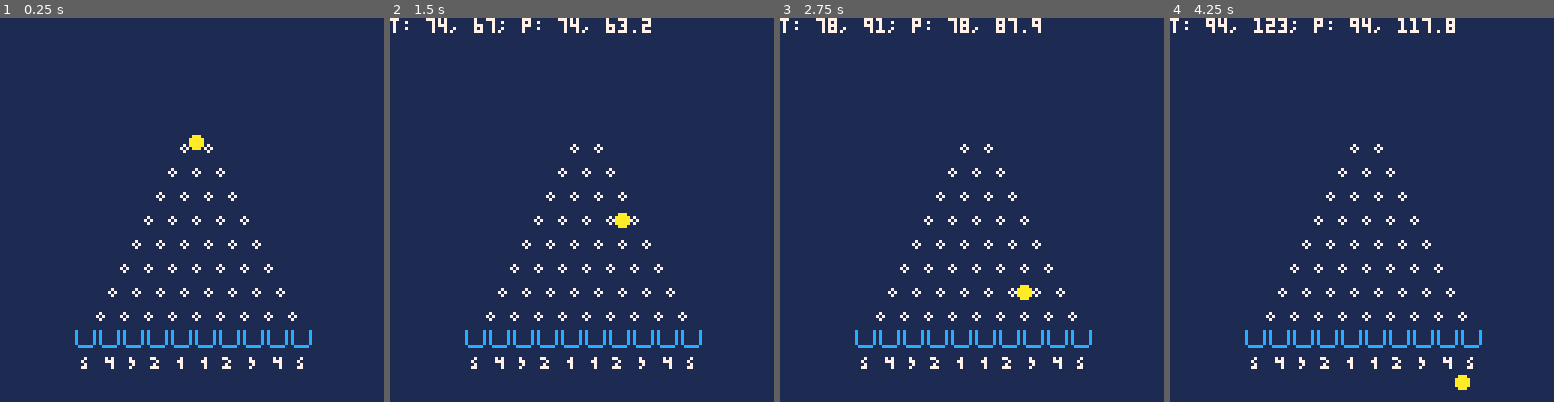
Above: before the commit, frames 1-4 (left to right).
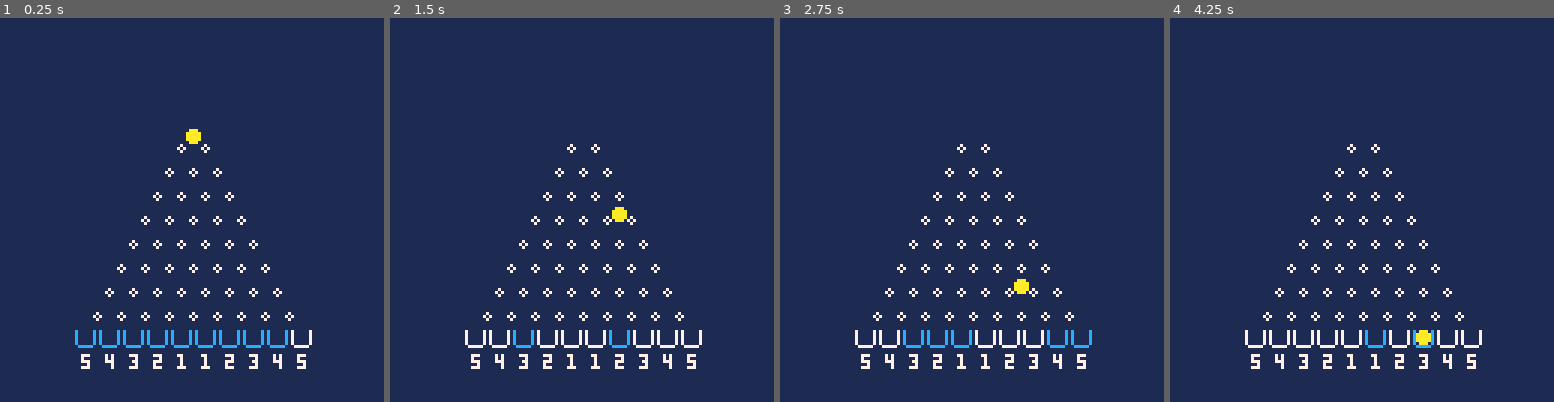
Above: after the commit, the same moments.

Repository: kjbrown-sandbox/pico-8
Game: PICO-8 cartridge plunko.p8
Same seed, same stepped clock (60 frames per second), same inputs: the game is played once before the commit and once after it.
Inputs:
- Up to frame 1 (0.25 s): no input
- Up to frame 2 (1.5 s): no input
- Up to frame 3 (2.75 s): hold Right 1.6-2.1 s; hold Right from 2.47 s (still down)
- Up to frame 4 (4.25 s): release Right at 3.03 s; hold Left 3.08-3.58 s; hold Right from 4.02 s (still down)

The runs differ from the first frame. In frame 1, 2.8% of the frame differs, in the area x 21-82%, y 28-92%; in frame 2, 4.1%; in frame 3, 3.9%; in frame 4, 4.4%, in the area x 0-82%, y 0-97%.

Commit message:
Implement bucket and peg mechanics with timer functionality

Diff:
--- a/plunko.p8
+++ b/plunko.p8
@@ -2,22 +2,54 @@
 version 42
 __lua__
 
+consts = {
+	top_of_buckets = 104,
+	num_buckets = 10,
+	num_pegs = 8,
+}
+
 state = {
 	debug_text = "",
+	timers = {},
 }
 
 function _init()
 	coin = new_coin(1)
+	buckets = {}
+	start_x = 64 - (8 * (consts.num_buckets / 2 + 1)) + 1
+	bucket_value = flr(consts.num_buckets / 2)
+	for i = 1, consts.num_buckets do
+		add(buckets, new_bucket(bucket_value, start_x + i * 8))
+		if i < consts.num_buckets / 2 then
+			bucket_value -= 1
+		elseif i > consts.num_buckets / 2 then
+			bucket_value += 1
+		end
+	end
+	wait_then_do(10000, function()
+		state.debug_text = "10 seconds have passed!"
+	end)
 end
 
 function _update()
+	update_timers()
 	coin.update()
+	if btnp(⬅️) then
+		coin.pos.x -= 1
+	end
+	if btnp(➡️) then
+		coin.pos.x += 1
+	end
 end
 
 function _draw()
 	cls(1)
 	map(0,0,0,0)
 	coin.draw()
+	draw_pegs()
+	for b in all(buckets) do
+		b.draw()
+	end
 	print(state.debug_text, 0, 0, 7)
 end
 
@@ -115,6 +147,37 @@
 	 end,
   }
 end
+
+function draw_pegs(x, y)
+	for row=1,consts.num_pegs do
+		local num_pegs = row + 1
+		local y = 40 + (row-1)*8
+		local total_width = (num_pegs-1)*8
+		local start_x = 64 - total_width/2
+		for i=0,num_pegs-1 do
+			local x = start_x + (i-1)*8 + 3
+			spr(17, x, y)
+		end
+	end
+	-- spr(17, x, y)
+end
+
+function wait_then_do(milliseconds, callback)
+	add(state.timers, {
+		start_time = t(),
+		delay = milliseconds / 1000,
+		callback = callback,
+	})
+end
+
+function update_timers()
+	for timer in all(state.timers) do
+		if t() - timer.start_time >= timer.delay then
+			timer.callback()
+			del(state.timers, timer)  -- remove the timer after it has executed
+		end
+	end
+end
 -->8
 -- coin
 
@@ -135,6 +198,12 @@
 	coin.target_y = 0
 
 	function pick_target()
+		if coin.pos.y > consts.top_of_buckets - 6 then
+			coin.target_x = coin.pos.x
+			coin.target_y = consts.top_of_buckets
+			return
+		end
+
 		local dir = rnd()  -- 1 or 2
 		if dir > 0.5 then
 			coin.target_x = coin.pos.x - 4
@@ -142,14 +211,14 @@
 			coin.target_x = coin.pos.x + 4
 		end
 		coin.target_y = coin.pos.y + 8
-		state.debug_text = "dir: " .. dir
+		sfx(0)
 	end
 
 
 	function update_initial_drop()
 		coin.pos.y += coin.speed
-		coin.pos.y = min(coin.pos.y, 43)  -- prevent going above 32
-		if coin.pos.y == 43 then
+		coin.pos.y = min(coin.pos.y, 45)  -- prevent going above 32
+		if coin.pos.y == 45 then
 			coin.state = coin_state.dropping
 			pick_target()
 		end
@@ -169,9 +238,6 @@
 		if coin.pos.x == coin.target_x and coin.pos.y == coin.target_y then
 			pick_target()  -- pick a new target for the next drop
 		end
-
-		state.debug_text = "t: " .. coin.target_x .. ", " .. coin.target_y .. "; " ..
-			"p: " .. coin.pos.x .. ", " .. coin.pos.y
 	end
 
 	coin.update = function(self)
@@ -188,23 +254,54 @@
 
 	return coin
 end
+-->8
+-- bucket
+bucket_state = {
+	empty = 1,
+	full = 2,
+}
+
+new_bucket = function(value, x)
+	local bucket = {}
+	bucket.value = value
+	bucket.pos = new_point(x, consts.top_of_buckets)
+	bucket.state = bucket_state.full
+
+	bucket.update = function()
+	end
+
+	bucket.draw = function(self)
+		if bucket.state == bucket_state.empty then
+			spr(1, bucket.pos.x, bucket.pos.y)
+		else
+			if flr(rnd(2)) == 0 then
+				spr(1, bucket.pos.x, bucket.pos.y)
+			else
+				spr(16, bucket.pos.x, bucket.pos.y)
+			end
+		end
+		print(bucket.value, bucket.pos.x + 2, bucket.pos.y + 8, 7)
+	end
+
+	return bucket
+end
 
 __gfx__
-000000000c00000c0000000000000000000000000000000000000000000000000000000000000000000000000000000000000000000000000000000000000000
-000000000c00000c0000700000770000000700000007070000007000000070000007770000777000000770000000000000000000000000000000000000000000
-007007000c00000c0007700000007000000770000007770000070000000700000000070000707000007070000000000000000000000000000000000000000000
-000770000c00000c0000700000070000000070000000070000007000000770000000700000777000000770000000000000000000000000000000000000000000
-000770000c00000c0000700000777000000700000000070000077000000770000007000000777000000070000000000000000000000000000000000000000000
-0070070000ccccc00000000000000000000000000000000000000000000000000000000000000000000000000000000000000000000000000000000000000000
-00000000000000000000000000000000000000000000000000000000000000000000000000000000000000000000000000000000000000000000000000000000
-00000000000000000000000000000000000000000000000000000000000000000000000000000000000000000000000000000000000000000000000000000000
-00000000000000000000000000000000000000000000000000000000000000000000000000000000000000000000000000000000000000000000000000000000
-00000000000000000000000000000000000000000000000000000000000000000000000000000000000000000000000000000000000000000000000000000000
-000000000000070000aaa00000000000000000000000000000000000000000000000000000000000000000000000000000000000000000000000000000000000
-00000000000070700aaaaa0000000000000000000000000000000000000000000000000000000000000000000000000000000000000000000000000000000000
-00000000000007000aaaaa0000000000000000000000000000000000000000000000000000000000000000000000000000000000000000000000000000000000
-00000000000000000aaaaa0000000000000000000000000000000000000000000000000000000000000000000000000000000000000000000000000000000000
-000000000000000000aaa00000000000000000000000000000000000000000000000000000000000000000000000000000000000000000000000000000000000
+00000000c00000c00000000000000000000000000000000000000000000000000000000000000000000000000000000000000000000000000000000000000000
+00000000c00000c00000700000770000000700000007070000007000000070000007770000777000000770000000000000000000000000000000000000000000
+00700700c00000c00007700000007000000770000007770000070000000700000000070000707000007070000000000000000000000000000000000000000000
+00077000c00000c00000700000070000000070000000070000007000000770000000700000777000000770009999888800000000000000000000000000000000
+00077000c00000c00000700000777000000700000000070000077000000770000007000000777000000070000000000000000000000000000000000000000000
+007007000ccccc000000000000000000000000000000000000000000000000000000000000000000000000000000000000000000000000000000000000000000
+00000000000000000000000000000000000000000000000000000000000000000000000000000000000000000000000000000000000000000000000000000000
+00000000000000000000000000000000000000000000000000000000000000000000000000000000000000000000000000000000000000000000000000000000
+70000070000000000aaa000000000000000000000000000000000000000000000000000000000000000000000000000000000000000000000000000000000000
+7000007000000000aaaaa00000000000000000000000000000000000000000000000000000000000000000000000000000000000000000000000000000000000
+7000007000000700aaaaa00000000000000000000000000000000000000000000000000000000000000000000000000000000000000000000000000000000000
+7000007000007070aaaaa00000000000000000000000000000000000000000000000000000000000000000000000000000000000000000000000000000000000
+70000070000007000aaa000000000000000000000000000000000000000000000000000000000000000000000000000000000000000000000000000000000000
+07777700000000000000000000000000000000000000000000000000000000000000000000000000000000000000000000000000000000000000000000000000
+00000000000000000000000000000000000000000000000000000000000000000000000000000000000000000000000000000000000000000000000000000000
 00000000000000000000000000000000000000000000000000000000000000000000000000000000000000000000000000000000000000000000000000000000
 00000000000000000000000000000000000000000000000000000000000000000000000000000000000000000000000000000000000000000000000000000000
 00000000000000000000000000000000000000000000000000000000000000000000000000000000000000000000000000000000000000000000000000000000
@@ -217,13 +314,16 @@
 0000000000000000000000000000000000000000000000000000000000000000000000000000000000000000000000000000000000000000000000000000000000000000000000000000000000000000000000000000000000000000000000000000000000000000000000000000000000000000000000000000000000000000
 0000000000000000000000000000000000000000000000000000000000000000000000000000000000000000000000000000000000000000000000000000000000000000000000000000000000000000000000000000000000000000000000000000000000000000000000000000000000000000000000000000000000000000
 0000000000000000000000000000000000000000000000000000000000000000000000000000000000000000000000000000000000000000000000000000000000000000000000000000000000000000000000000000000000000000000000000000000000000000000000000000000000000000000000000000000000000000
-0000000000000011110000000000000000000000000000000000000000000000000000000000000000000000000000000000000000000000000000000000000000000000000000000000000000000000000000000000000000000000000000000000000000000000000000000000000000000000000000000000000000000000
-0000000000000021212100000000000000000000000000000000000000000000000000000000000000000000000000000000000000000000000000000000000000000000000000000000000000000000000000000000000000000000000000000000000000000000000000000000000000000000000000000000000000000000
-0000000000001111111100000000000000000000000000000000000000000000000000000000000000000000000000000000000000000000000000000000000000000000000000000000000000000000000000000000000000000000000000000000000000000000000000000000000000000000000000000000000000000000
-0000000000002121212121000000000000000000000000000000000000000000000000000000000000000000000000000000000000000000000000000000000000000000000000000000000000000000000000000000000000000000000000000000000000000000000000000000000000000000000000000000000000000000
-0000000000111111111111000000000000000000000000000000000000000000000000000000000000000000000000000000000000000000000000000000000000000000000000000000000000000000000000000000000000000000000000000000000000000000000000000000000000000000000000000000000000000000
-0000000000212121212121210000000000000000000000000000000000000000000000000000000000000000000000000000000000000000000000000000000000000000000000000000000000000000000000000000000000000000000000000000000000000000000000000000000000000000000000000000000000000000
-0000000011111111111111110000000000000000000000000000000000000000000000000000000000000000000000000000000000000000000000000000000000000000000000000000000000000000000000000000000000000000000000000000000000000000000000000000000000000000000000000000000000000000
-0000000021212121212121212100000000000000000000000000000000000000000000000000000000000000000000000000000000000000000000000000000000000000000000000000000000000000000000000000000000000000000000000000000000000000000000000000000000000000000000000000000000000000
-0000000101010101010101010100000000000000000000000000000000000000000000000000000000000000000000000000000000000000000000000000000000000000000000000000000000000000000000000000000000000000000000000000000000000000000000000000000000000000000000000000000000000000
-0000000605040302020304050600000000000000000000000000000000000000000000000000000000000000000000000000000000000000000000000000000000000000000000000000000000000000000000000000000000000000000000000000000000000000000000000000000000000000000000000000000000000000
+0000000000000000000000000000000000000000000000000000000000000000000000000000000000000000000000000000000000000000000000000000000000000000000000000000000000000000000000000000000000000000000000000000000000000000000000000000000000000000000000000000000000000000
+0000000000000000000000000000000000000000000000000000000000000000000000000000000000000000000000000000000000000000000000000000000000000000000000000000000000000000000000000000000000000000000000000000000000000000000000000000000000000000000000000000000000000000
+0000000000000000000000000000000000000000000000000000000000000000000000000000000000000000000000000000000000000000000000000000000000000000000000000000000000000000000000000000000000000000000000000000000000000000000000000000000000000000000000000000000000000000
+0000000000000000000000000000000000000000000000000000000000000000000000000000000000000000000000000000000000000000000000000000000000000000000000000000000000000000000000000000000000000000000000000000000000000000000000000000000000000000000000000000000000000000
+0000000000000000000000000000000000000000000000000000000000000000000000000000000000000000000000000000000000000000000000000000000000000000000000000000000000000000000000000000000000000000000000000000000000000000000000000000000000000000000000000000000000000000
+0000000000000000000000000000000000000000000000000000000000000000000000000000000000000000000000000000000000000000000000000000000000000000000000000000000000000000000000000000000000000000000000000000000000000000000000000000000000000000000000000000000000000000
+0000000000000000000000000000000000000000000000000000000000000000000000000000000000000000000000000000000000000000000000000000000000000000000000000000000000000000000000000000000000000000000000000000000000000000000000000000000000000000000000000000000000000000
+0000000000000000000000000000000000000000000000000000000000000000000000000000000000000000000000000000000000000000000000000000000000000000000000000000000000000000000000000000000000000000000000000000000000000000000000000000000000000000000000000000000000000000
+0000000000000000000000000000000000000000000000000000000000000000000000000000000000000000000000000000000000000000000000000000000000000000000000000000000000000000000000000000000000000000000000000000000000000000000000000000000000000000000000000000000000000000
+0000000000000000000000000000000000000000000000000000000000000000000000000000000000000000000000000000000000000000000000000000000000000000000000000000000000000000000000000000000000000000000000000000000000000000000000000000000000000000000000000000000000000000
+000000000000000000000000000000000b0b0000000000000000000000000000000000000000000000000000000000000000000000000000000000000000000000000000000000000000000000000000000000000000000000000000000000000000000000000000000000000000000000000000000000000000000000000000
+
+
Not shown, changed: the sound effects (__sfx__) section of plunko.p8
